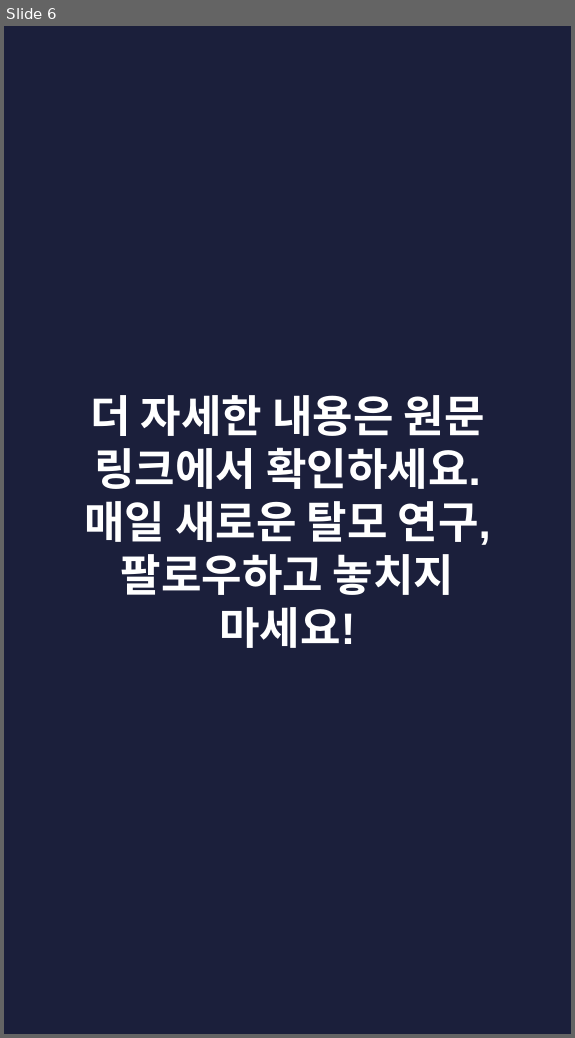
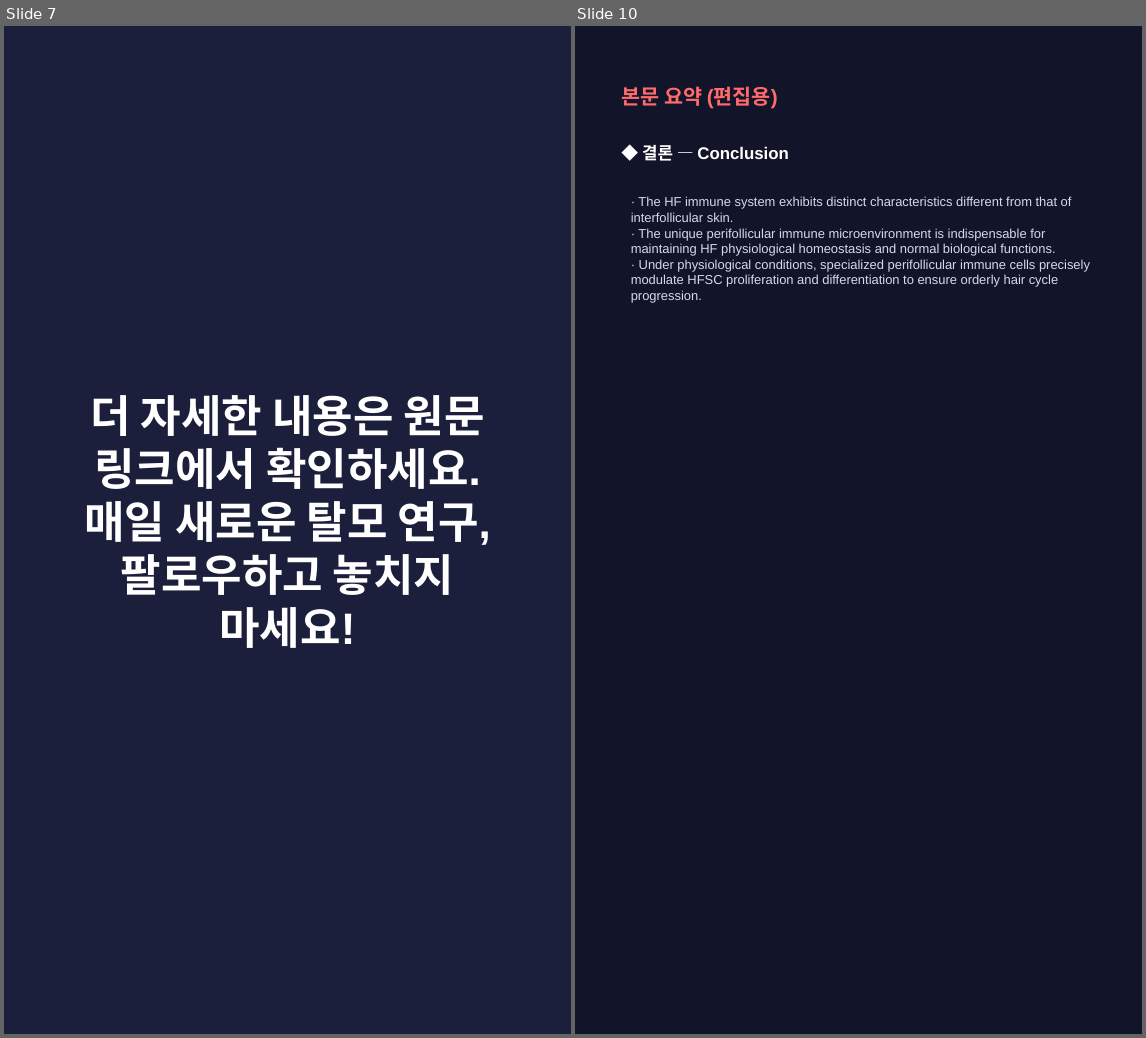
Before and after one commit to hyokang2010-BJ-ANTH/product-builder-test, a slide deck: pwa/data/latest/slides.pptx. Shown side by side, each under a label of ours: slide 6 before the commit, slides 7 and 10 after it; the slides between them are not shown. The pictures are 575x1038 and 1146x1038 pixels, drawn with LibreOffice and Linux fonts; fonts in the diff are those of the drawing. Boxes give left, top, right and bottom in pixels: in the first picture for what was removed or moved away, otherwise in the second. Text is boxed around its words. In the diff, an @@ line names an element or a change of style, - is before the commit and + after.

```diff
--- a/pwa/data/latest/slides.pptx
+++ b/pwa/data/latest/slides.pptx
@@ slide 10 added at <box>575,26,1142,1034</box>, background #12142A @@
@@ text added at <box>621,86,778,109</box>, 16 pt, text #FF6B6B, bold @@
+본문 요약 (편집용)
@@ text added at <box>642,145,788,161</box>, 13 pt, text #FFFFFF, bold @@
+◆ 결론 — Conclusion
@@ text added at <box>631,196,1090,303</box>, 10 pt, text #D5D8EA @@
+· The HF immune system exhibits distinct characteristics different from that of interfollicular skin.
+· The unique perifollicular immune microenvironment is indispensable for maintaining HF physiological homeostasis and normal biological functions.
+· Under physiological conditions, specialized perifollicular immune cells precisely modulate HFSC proliferation and differentiation to ensure orderly hair cycle progression.
@@ what was slide 6 is now slide 7 @@
```
Also in this commit, not shown: 2 slides changed, 6 other slides added, 6 slides removed, 28 other files.
